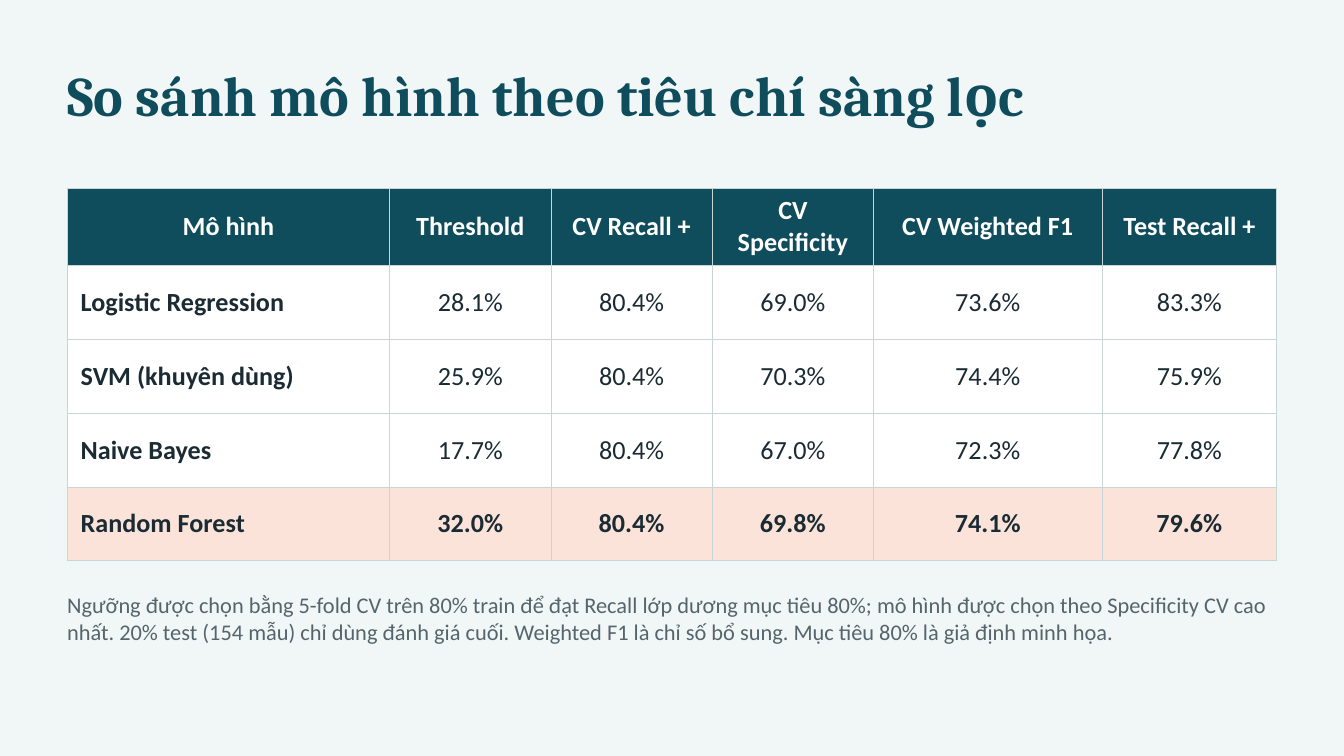
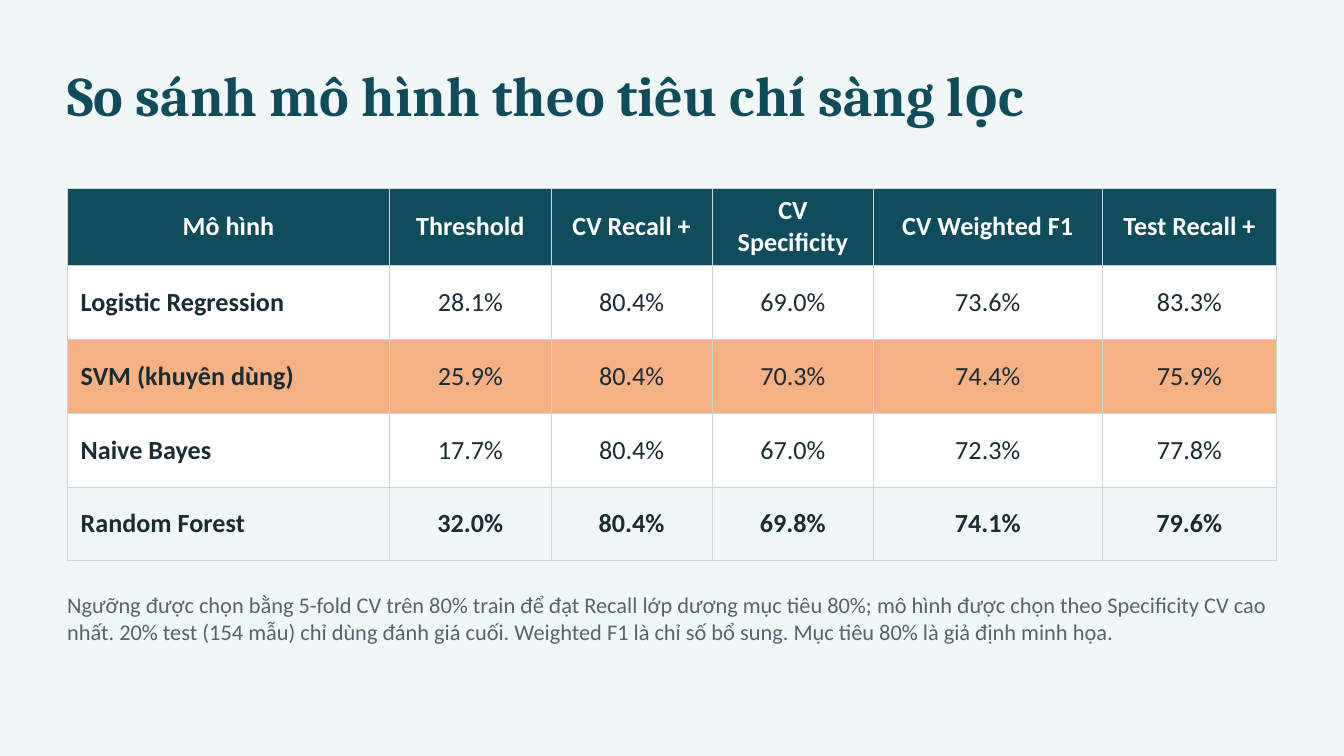
Before and after one commit to nguyenquynh22/01_12523018_12523072_DuDoanTieuDuong, a slide deck: slide 5 of docs/DuDoanTieuDuong.pptx. Drawn at 1344x756 pixels with LibreOffice and Linux fonts; fonts in the diff are those of the drawing. Boxes give left, top, right and bottom in pixels: in the first picture for what was removed or moved away, otherwise in the second. Text is boxed around its words. In the diff, an @@ line names an element or a change of style, - is before the commit and + after.

```diff
--- a/docs/DuDoanTieuDuong.pptx
+++ b/docs/DuDoanTieuDuong.pptx
@@ table at (67, 188, 1277, 560) @@
@@ fill #FFFFFF to #F4B183 in row 3 @@
@@ fill #FBE3DA to none in row 5 @@
```
Also in this commit, not shown: 3 other files.
